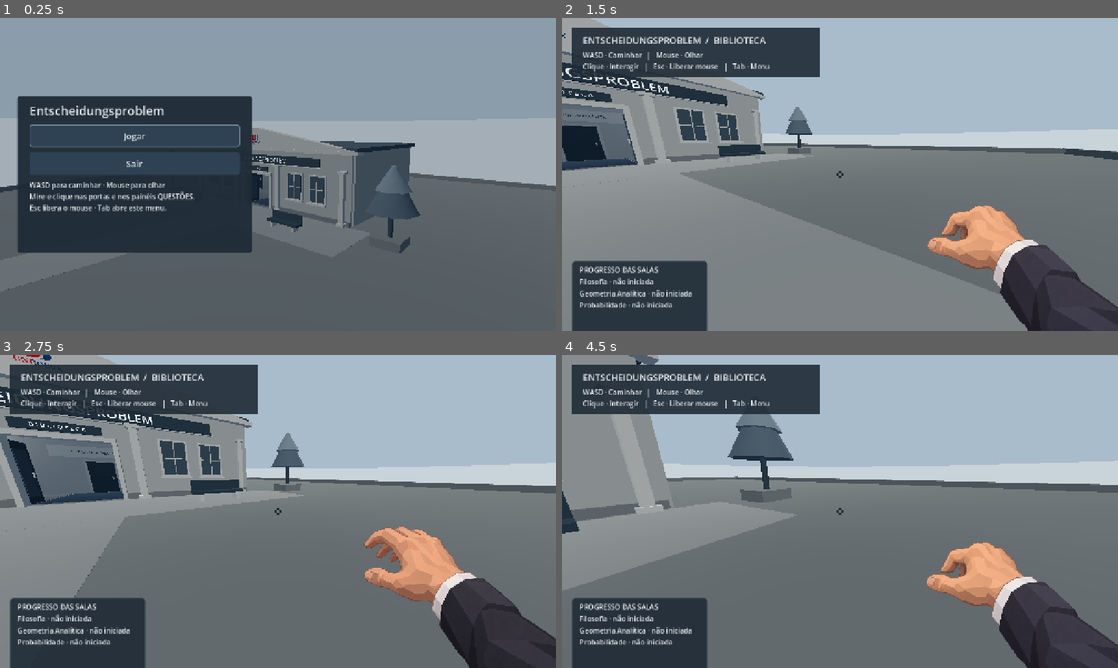
Above: before the commit, frames 1-4 (two rows, left to right).
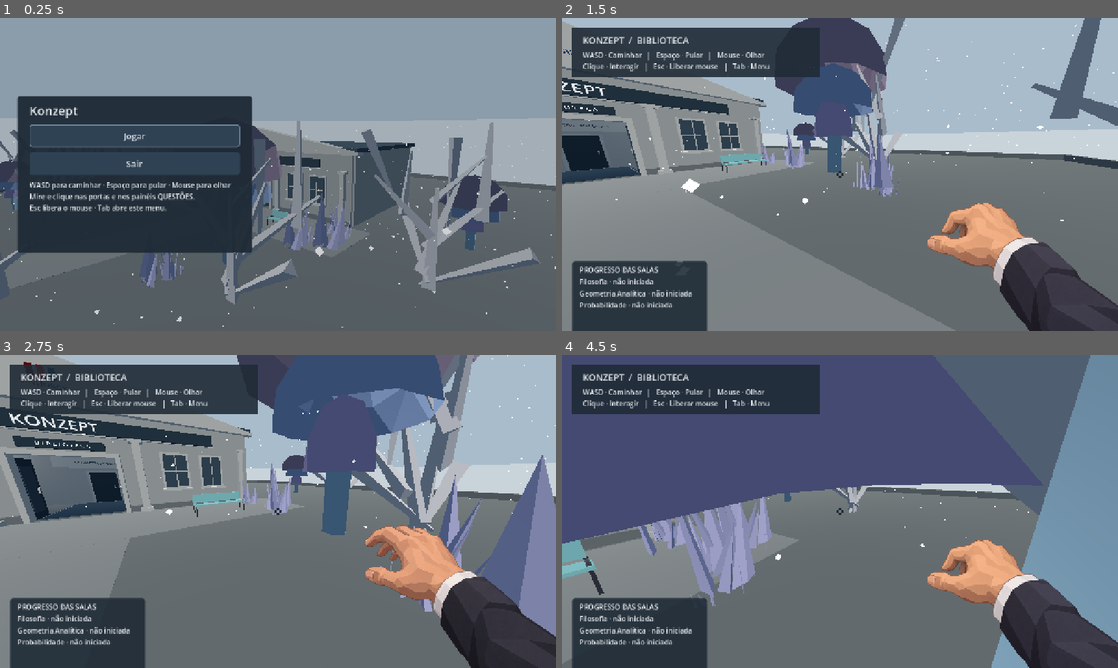
Above: after the commit, the same moments.

Repository: jpmaciel22/entscheidungsproblem
Game: Godot game, scene res://scenes/principal.tscn
Two runs of this game, one before a commit and one after it. Both use one fixed random seed, a clock stepped at 60 frames per second and the inputs below.
Inputs (mouse positions are in pixels of both pictures, inside the frame that each line leads up to):
- Up to frame 1 (0.25 s): no input
- Up to frame 2 (1.5 s): click "Jogar" at 0.5 s; tap Enter at 1.25 s; move the mouse to (867, 174) at 1.27 s; hold W (andar_frente) from 1.28 s (still down); tap Space (pular, bound only after the commit) at 1.35 s; click (867, 174) at 1.42 s
- Up to frame 3 (2.75 s): keep holding W (andar_frente); tap Space (pular, bound only after the commit) at 1.52, 1.82, 2.27, 2.3, 2.57 s; move the mouse to (250, 511) at 2.02 s; tap Tab at 2.1 s; click (250, 511) at 2.17 s
- Up to frame 4 (4.5 s): keep holding W (andar_frente); move the mouse to (851, 505) at 2.77 s; tap Space (pular, bound only after the commit) at 2.85, 3.77, 3.8, 4.07, 4.35 s; click (851, 505) at 2.92 s; move the mouse to (834, 517) at 3.52 s; tap Tab at 3.6 s; click (834, 517) at 3.67 s; move the mouse to (878, 514) at 4.27 s; click (878, 514) at 4.42 s

The runs differ from the first frame. In frame 1, 9.3% of the frame differs, in the area x 0-100%, y 28-99%; in frame 2, 23%; in frame 3, 30%; in frame 4, 54%, in the area x 0-100%, y 0-100%.

Commit message:
atualizacao

Diff:
--- a/project.godot
+++ b/project.godot
@@ -8,25 +8,29 @@
 
 config_version=5
 
+[animation]
+
+compatibility/default_parent_skeleton_in_mesh_instance_3d=true
+
 [application]
 
-config/name="Entscheidungsproblem"
+config/name="Konzept"
 config/description="Uma biblioteca didática em primeira pessoa: filosofia, geometria analítica e probabilidade."
 config/version="0.1.0"
 run/main_scene="res://scenes/principal.tscn"
-config/features=PackedStringArray("4.0", "GL Compatibility")
+config/features=PackedStringArray("4.7", "GL Compatibility")
 config/icon="res://assets/icone.svg"
 
 [display]
 
-window/size/min_width=800
-window/size/min_height=600
 window/size/viewport_width=1280
 window/size/viewport_height=720
 window/size/window_width_override=1152
 window/size/window_height_override=648
 window/stretch/mode="canvas_items"
 window/stretch/aspect="expand"
+window/size/min_width=800
+window/size/min_height=600
 
 [physics]
 
--- a/referencias/biblioteca.tscn
+++ b/referencias/biblioteca.tscn
@@ -434,7 +434,7 @@
 transform = Transform3D(1, 0, 0, 0, 1, 0, 0, 0, 1, 0, 5.22, 1.47)
 pixel_size = 0.01
 modulate = Color(0.9098039, 0.9254902, 0.9372549, 1)
-text = "ENTSCHEIDUNGSPROBLEM"
+text = "KONZEPT"
 font_size = 64
 outline_size = 0
 
--- /dev/null
+++ b/scenes/moveis/banco_externo.tscn
@@ -0,0 +1,19 @@
+[gd_scene load_steps=4 format=3]
+
+[ext_resource type="Script" path="res://scripts/mobiliario.gd" id="1"]
+[ext_resource type="PackedScene" path="res://assets/banco_grande.glb" id="2"]
+
+[sub_resource type="BoxShape3D" id="Colisao"]
+size = Vector3(3.2, 1.2727925, 0.8)
+
+[node name="BancoExterno" type="StaticBody3D"]
+script = ExtResource("1")
+
+[node name="Modelo" parent="." instance=ExtResource("2")]
+position = Vector3(-1.257215, 0.103395, -0.11223)
+rotation = Vector3(0, -1.5707963, 0)
+scale = Vector3(0.2877698, 0.25, 0.3424692)
+
+[node name="Colisao" type="CollisionShape3D" parent="."]
+position = Vector3(0, 0.63639625, 0)
+shape = SubResource("Colisao")
--- /dev/null
+++ b/scenes/moveis/cadeira.tscn
@@ -0,0 +1,20 @@
+[gd_scene load_steps=4 format=3]
+
+[ext_resource type="Script" path="res://scripts/mobiliario.gd" id="1"]
+[ext_resource type="PackedScene" path="res://assets/cadeira.glb" id="2"]
+
+[sub_resource type="BoxShape3D" id="Colisao"]
+size = Vector3(0.65, 1.2727925, 0.7)
+
+[node name="Cadeira" type="StaticBody3D"]
+script = ExtResource("1")
+camada_luz = 2
+
+[node name="Modelo" parent="." instance=ExtResource("2")]
+position = Vector3(-0.002396, 0.103395, -0.098201)
+rotation = Vector3(0, -1.5707963, 0)
+scale = Vector3(0.2517986, 0.25, 0.3223063)
+
+[node name="Colisao" type="CollisionShape3D" parent="."]
+position = Vector3(0, 0.63639625, 0)
+shape = SubResource("Colisao")
--- /dev/null
+++ b/scenes/moveis/mesa.tscn
@@ -0,0 +1,20 @@
+[gd_scene load_steps=4 format=3]
+
+[ext_resource type="Script" path="res://scripts/mobiliario.gd" id="1"]
+[ext_resource type="PackedScene" path="res://assets/mesa1_game.glb" id="2"]
+
+[sub_resource type="BoxShape3D" id="Colisao"]
+size = Vector3(2.6, 0.99, 1.3)
+
+[node name="Mesa" type="StaticBody3D"]
+script = ExtResource("1")
+camada_luz = 2
+
+[node name="Modelo" parent="." instance=ExtResource("2")]
+position = Vector3(0.004725, -0.049371, 0)
+rotation = Vector3(0, 1.5707963, 0)
+scale = Vector3(1.4444444, 1.3586548, 2.1587939)
+
+[node name="Colisao" type="CollisionShape3D" parent="."]
+position = Vector3(0, 0.495, 0)
+shape = SubResource("Colisao")
--- a/scenes/paisagismo.tscn
+++ b/scenes/paisagismo.tscn
@@ -1,6 +1,66 @@
-[gd_scene load_steps=2 format=3]
+[gd_scene format=3 uid="uid://3bkf6jho46r5"]
 
-[ext_resource type="Script" path="res://scripts/paisagismo.gd" id="1_paisagismo"]
+[ext_resource type="Script" uid="uid://c73h64iv0f7ul" path="res://scripts/paisagismo.gd" id="1_paisagismo"]
+[ext_resource type="PackedScene" uid="uid://jjwvgkex1g2a" path="res://assets/arbusto.glb" id="2_0iu3r"]
+[ext_resource type="PackedScene" uid="uid://vm7d5nfa47dd" path="res://assets/arvore_1.glb" id="3_qmrpe"]
+[ext_resource type="PackedScene" uid="uid://wp66vnnf6dme" path="res://assets/arvore_2.glb" id="4_u7vbn"]
 
-[node name="Paisagismo" type="Node3D"]
+[node name="Paisagismo" type="Node3D" unique_id=476876599]
 script = ExtResource("1_paisagismo")
+
+[node name="arbusto2" parent="." unique_id=676273273 instance=ExtResource("2_0iu3r")]
+transform = Transform3D(0.7, 0, 0, 0, 0.7, 0, 0, 0, 0.7, -11.245165, -1.0627327, 6.4740496)
+
+[node name="arbusto3" parent="." unique_id=553769594 instance=ExtResource("2_0iu3r")]
+transform = Transform3D(0.7, 0, 0, 0, 0.7, 0, 0, 0, 0.7, 10.1552105, -1.8061361, 2.9597244)
+
+[node name="arbusto5" parent="." unique_id=72796404 instance=ExtResource("2_0iu3r")]
+transform = Transform3D(0.7, 0, 0, 0, 0.7, 0, 0, 0, 0.7, 10.124613, -1.2529974, 7.17719)
+
+[node name="arbusto6" parent="." unique_id=2032070957 instance=ExtResource("2_0iu3r")]
+transform = Transform3D(1, 0, 0, 0, 1, 0, 0, 0, 1, 11.738336, -2.4194355, 5.1999464)
+
+[node name="arbusto7" parent="." unique_id=524992167 instance=ExtResource("2_0iu3r")]
+transform = Transform3D(0.7, 0, 0, 0, 0.7, 0, 0, 0, 0.7, -8.083066, -1.0735621, 7.8857737)
+
+[node name="arvore_1" parent="." unique_id=1661033837 instance=ExtResource("3_qmrpe")]
+transform = Transform3D(0.5, 0, 0, 0, 0.5, 0, 0, 0, 0.5, 9.079402, 0.26670313, 12.631663)
+
+[node name="arvore_1" parent="arvore_1" unique_id=1695406843 instance=ExtResource("3_qmrpe")]
+transform = Transform3D(0.5, 0, 0, 0, 0.5, 0, 0, 0, 0.5, -36.648, 0, 0)
+
+[node name="arvore_2" parent="." unique_id=1099604601 instance=ExtResource("4_u7vbn")]
+transform = Transform3D(0.3, 0, 0, 0, 0.3, 0, 0, 0, 0.3, -9.343912, 0, 18.332966)
+
+[node name="arvore_3" parent="." unique_id=1105491375 instance=ExtResource("4_u7vbn")]
+transform = Transform3D(0.5, 0, 0, 0, 0.5, 0, 0, 0, 0.5, -17.11004, 0, 12.405413)
+
+[node name="arvore_4" parent="." unique_id=978103771 instance=ExtResource("4_u7vbn")]
+transform = Transform3D(0.5, 0, 0, 0, 0.5, 0, 0, 0, 0.5, -20.667448, 0, 2.178957)
+
+[node name="arvore_5" parent="." unique_id=1350416477 instance=ExtResource("4_u7vbn")]
+transform = Transform3D(0.5, 0, 0, 0, 0.5, 0, 0, 0, 0.5, -16.036167, 0, 3.7005005)
+
+[node name="arvore_6" parent="." unique_id=981225308 instance=ExtResource("4_u7vbn")]
+transform = Transform3D(0.5, 0, 0, 0, 0.5, 0, 0, 0, 0.5, -14.884848, 0, 16.68226)
+
+[node name="arvore_7" parent="." unique_id=830200950 instance=ExtResource("4_u7vbn")]
+transform = Transform3D(0.5, 0, 0, 0, 0.5, 0, 0, 0, 0.5, -23.942314, 0, 17.760288)
+
+[node name="arvore_8" parent="." unique_id=574528854 instance=ExtResource("3_qmrpe")]
+transform = Transform3D(0.3, 0, 0, 0, 0.3, 0, 0, 0, 0.3, -17.750751, 0, 19.062407)
+
+[node name="arvore_9" parent="." unique_id=439574554 instance=ExtResource("3_qmrpe")]
+transform = Transform3D(0.3, 0, 0, 0, 0.3, 0, 0, 0, 0.3, 19.390461, 0, -0.014108658)
+
+[node name="arbusto8" parent="." unique_id=1787505468 instance=ExtResource("2_0iu3r")]
+transform = Transform3D(0.6, 0, 0, 0, 0.6, 0, 0, 0, 0.6, 7.4471006, -0.93003035, 16.070934)
+
+[node name="arvore_10" parent="." unique_id=549585846 instance=ExtResource("4_u7vbn")]
+transform = Transform3D(0.5, 0, 0, 0, 0.5, 0, 0, 0, 0.5, 11.88914, 0, 14.767656)
+
+[node name="arvore_11" parent="." unique_id=1824094257 instance=ExtResource("4_u7vbn")]
+transform = Transform3D(0.5, 0, 0, 0, 0.5, 0, 0, 0, 0.5, 18.669987, 0, 7.34988)
+
+[node name="arvore_12" parent="." unique_id=668104256 instance=ExtResource("4_u7vbn")]
+transform = Transform3D(0.5, 0, 0, 0, 0.5, 0, 0, 0, 0.5, 9.237961, 0, 25.59717)
--- a/scenes/principal.tscn
+++ b/scenes/principal.tscn
@@ -2,5 +2,5 @@
 
 [ext_resource type="Script" path="res://scripts/mundo.gd" id="1_mundo"]
 
-[node name="Entscheidungsproblem" type="Node3D"]
+[node name="Konzept" type="Node3D"]
 script = ExtResource("1_mundo")
--- a/scripts/configuracao.gd
+++ b/scripts/configuracao.gd
@@ -28,6 +28,7 @@
 const JOGADOR_VELOCIDADE := 4.5
 const JOGADOR_ACELERACAO := 18.0
 const JOGADOR_GRAVIDADE := 22.0
+const JOGADOR_IMPULSO_PULO := 7.0
 const JOGADOR_ALTURA := 1.8
 const JOGADOR_RAIO := 0.3
 const JOGADOR_OLHOS := 1.65
@@ -40,6 +41,7 @@
 const ACOES := {
 	"andar_frente": KEY_W, "andar_tras": KEY_S,
 	"andar_esquerda": KEY_A, "andar_direita": KEY_D,
+	"pular": KEY_SPACE,
 }
 const SOL_ROTACAO := Vector3(-48, -28, 0)
 const SOL_COR := CORES["sol"]
@@ -51,6 +53,17 @@
 const CEU_HORIZONTE := CORES["horizonte"]
 const CAMADA_EXTERIOR := 1
 const CAMADA_INTERIOR := 2
+# O volume acompanha o prédio; a neve ocupa somente os quatro lados do terreno.
+const BIBLIOTECA_INTERIOR := AABB(Vector3(-11, -1, -13), Vector3(22, 7.7, 14))
+const NEVE_AREAS := [
+	[Rect2(-31, 1.8, 62, 29.2), 1400],
+	[Rect2(-31, -31, 62, 17.2), 450],
+	[Rect2(-31, -13.8, 19.2, 15.6), 250],
+	[Rect2(11.8, -13.8, 19.2, 15.6), 250],
+]
+const NEVE_ALTURA := 8.0
+const NEVE_DURACAO := 6.0
+const NEVE_FLOCO_RAIO := 0.035
 # Duas faixas chapadas de céu, sem degradê nem disco solar.
 const CEU_SHADER := """shader_type sky;
 uniform vec4 cor_topo : source_color;
@@ -132,13 +145,14 @@
 ]
 const CILINDRO_SEGMENTOS := 7
 const BANCOS := [Vector3(-7, 0, 5.2), Vector3(7, 0, 5.2)]
+const BANCOS_PISO_OFFSET := Vector3(0, 0.007, 0)
 const BANCO_PARTES := [
 	[Vector3(3.2, 0.18, 0.8), Vector3(0, 0.55, 0), "porta"],
 	[Vector3(3.2, 0.65, 0.12), Vector3(0, 0.95, -0.38), "porta"],
 	[Vector3(0.2, 0.5, 0.65), Vector3(-1.15, 0.25, 0), "pedra"],
 	[Vector3(0.2, 0.5, 0.65), Vector3(1.15, 0.25, 0), "pedra"],
 ]
-const PLACA_TITULO := "ENTSCHEIDUNGSPROBLEM"
+const PLACA_TITULO := "KONZEPT"
 const PLACA_POSICAO := Vector3(0, 5.22, 1.47)
 const PLACA_ESCALA := 0.010
 const ENTRADA_TEXTO := "B I B L I O T E C A"
@@ -150,8 +164,8 @@
 const HUD_TITULO_FONTE := 21
 const HUD_TEXTO_FONTE := 16
 const HUD_ESPACO := 8
-const HUD_TITULO := "ENTSCHEIDUNGSPROBLEM  /  BIBLIOTECA"
-const HUD_CONTROLES := "WASD · Caminhar   |   Mouse · Olhar\nClique · Interagir   |   Esc · Liberar mouse   |   Tab · Menu"
+const HUD_TITULO := "KONZEPT  /  BIBLIOTECA"
+const HUD_CONTROLES := "WASD · Caminhar   |   Espaço · Pular   |   Mouse · Olhar\nClique · Interagir   |   Esc · Liberar mouse   |   Tab · Menu"
 const HUD_OPACIDADE := 0.90
 
 # Interior: recepção à frente e três salas lado a lado ao fundo.
@@ -184,7 +198,7 @@
 const SALA_TAPETE_TAMANHO := Vector3(4.4, 0.014, 4.9)
 const SALA_TAPETE_OFFSET := Vector3(0, 0.014, -3.3)
 # O banco olha para a esquerda; o quadro fica na parede à direita, atrás dele.
-const SALA_BANCO_OFFSET := Vector3(1.5, 0, -3.4)
+const SALA_BANCO_OFFSET := Vector3(1.5, 0.021, -3.4)
 const SALA_BANCO_ANGULO := -PI / 2.0
 const SALA_QUADRO_OFFSET := Vector3(3.35, 2.35, -3.4)
 const SALA_QUADRO_ANGULO := -PI / 2.0
@@ -229,6 +243,12 @@
 const LIVRO_PASSO_X := 0.255
 const LIVRO_POSICAO_Z := 0.04
 const MESAS_RECEPCAO := [Vector3(-5.6, 0, -2.3), Vector3(5.6, 0, -2.3)]
+const MOVEIS_PISO_OFFSET := Vector3(0, 0.006, 0)
+# Cada cadeira contém deslocamento em relação à mesa e rotação para olhar para ela.
+const CADEIRAS_RECEPCAO := [
+	[Vector3(0, 0, 1.12), PI],
+	[Vector3(0, 0, -1.12), 0.0],
+]
 const MESA_PARTES := [
 	[Vector3(2.6, 0.14, 1.3), Vector3(0, 0.92, 0)],
 	[Vector3(0.14, 0.86, 0.95), Vector3(-1.05, 0.43, 0)],
@@ -371,9 +391,9 @@
 const MENU_FUNDO_OPACIDADE := 0.22
 const MENU_PAINEL_OPACIDADE := 0.96
 const MENU_MARCA := "BIBLIOTECA DO CONHECIMENTO"
-const MENU_TITULO := "Entscheidungsproblem"
+const MENU_TITULO := "Konzept"
 const MENU_PAUSA_TEXTO := "PAUSADO"
-const MENU_CONTROLES := "WASD para caminhar · Mouse para olhar\nMire e clique nas portas e nos painéis QUESTÕES.\nEsc libera o mouse · Tab abre este menu."
+const MENU_CONTROLES := "WASD para caminhar · Espaço para pular · Mouse para olhar\nMire e clique nas portas e nos painéis QUESTÕES.\nEsc libera o mouse · Tab abre este menu."
 const MENU_FINAL_TITULO := "Percurso concluído"
 const MENU_FINAL_MENSAGEM := "Você completou as três salas da biblioteca."
 const GUIA_ENTRADA := [
--- a/scripts/interior.gd
+++ b/scripts/interior.gd
@@ -1,11 +1,14 @@
 extends Node3D
-## Recepção e três salas, construídas por código com primitivas e colisões simples.
+## Recepção e três salas, com arquitetura procedural e móveis importados.
 
 signal solicitar_questoes(indice: int)
 
 const Config = preload("res://scripts/configuracao.gd")
 const Porta = preload("res://scripts/porta.gd")
 const Terminal = preload("res://scripts/terminal_sala.gd")
+const Mesa = preload("res://scenes/moveis/mesa.tscn")
+const Cadeira = preload("res://scenes/moveis/cadeira.tscn")
+const Banco = preload("res://scenes/moveis/banco_externo.tscn")
 var mundo: Node3D
 var livros_por_cor: Dictionary = {}
 
@@ -63,16 +66,14 @@
 	add_child(terminal)
 
 
-# Reaproveita as peças do banco com colisão, voltadas para o painel de questões.
+# Usa o mesmo banco GLB do pátio, iluminado pelas luzes da sala e voltado ao painel.
 func criar_banco_sala(indice: int, origem: Vector3) -> void:
-	var banco := Node3D.new()
+	var banco := Banco.instantiate()
 	banco.name = "BancoSala%d" % (indice + 1)
 	banco.position = origem + Config.SALA_BANCO_OFFSET
 	banco.rotation.y = Config.SALA_BANCO_ANGULO
+	banco.camada_luz = Config.CAMADA_INTERIOR
 	add_child(banco)
-	for parte in Config.BANCO_PARTES:
-		var peca := criar_peca("PecaBancoSala", parte[0], parte[1], parte[2], true)
-		peca.reparent(banco, false)
 
 
 # Emoldura a imagem sem esticá-la: ajusta suas dimensões ao espaço disponível.
@@ -174,14 +175,16 @@
 		add_child(objeto)
 
 
-# Cria uma mesa com dois bancos baixos, mantendo os corredores livres.
+# Instancia a mesa GLB e duas cadeiras voltadas para ela, com colisões próprias.
 func criar_mesa(posicao: Vector3) -> void:
-	for parte in Config.MESA_PARTES:
-		criar_peca("Mesa", parte[0], posicao + parte[1], "mesa", true)
-	for deslocamento in Config.BANQUETAS_OFFSET:
-		var banco: Vector3 = posicao + deslocamento
-		criar_peca("Assento", Config.BANQUETA_ASSENTO, banco + Config.BANQUETA_ASSENTO_OFFSET, "mesa", true)
-		criar_peca("BaseBanco", Config.BANQUETA_BASE, banco + Config.BANQUETA_BASE_OFFSET, "estante", true)
+	var mesa := Mesa.instantiate() as Node3D
+	mesa.position = posicao + Config.MOVEIS_PISO_OFFSET
+	add_child(mesa)
+	for lugar in Config.CADEIRAS_RECEPCAO:
+		var cadeira := Cadeira.instantiate() as Node3D
+		cadeira.position = posicao + Config.MOVEIS_PISO_OFFSET + lugar[0]
+		cadeira.rotation.y = lugar[1]
+		add_child(cadeira)
 
 
 # Ilumina a biblioteca com duas luzes suaves, sem sombras ou materiais emissivos.
--- a/scripts/jogador.gd
+++ b/scripts/jogador.gd
@@ -22,7 +22,7 @@
 	Input.mouse_mode = Input.MOUSE_MODE_CAPTURED
 
 
-# Registra WASD pela posição física das teclas.
+# Registra movimento e pulo pela posição física das teclas.
 func criar_controles() -> void:
 	for acao in Config.ACOES:
 		if not InputMap.has_action(acao):
@@ -113,7 +113,8 @@
 # Move com gravidade e colisões, sem aumentar a velocidade nas diagonais.
 func _physics_process(delta: float) -> void:
 	var entrada := Vector2.ZERO
-	if not interface_aberta and Input.mouse_mode == Input.MOUSE_MODE_CAPTURED:
+	var pode_controlar := not interface_aberta and Input.mouse_mode == Input.MOUSE_MODE_CAPTURED
+	if pode_controlar:
 		entrada = Input.get_vector("andar_esquerda", "andar_direita", "andar_frente", "andar_tras")
 	var direcao := global_transform.basis * Vector3(entrada.x, 0, entrada.y)
 	velocity.x = move_toward(velocity.x, direcao.x * Config.JOGADOR_VELOCIDADE, Config.JOGADOR_ACELERACAO * delta)
@@ -122,6 +123,8 @@
 		velocity.y -= Config.JOGADOR_GRAVIDADE * delta
 	else:
 		velocity.y = 0.0
+		if pode_controlar and Input.is_action_just_pressed("pular"):
+			velocity.y = Config.JOGADOR_IMPULSO_PULO
 	move_and_slide()
 	atualizar_alvo()
 	if position.y < Config.JOGADOR_RETORNO_Y:
--- /dev/null
+++ b/scripts/mobiliario.gd
@@ -0,0 +1,10 @@
+extends StaticBody3D
+## Modelos GLB com colisão simples e a mesma iluminação do ambiente onde ficam.
+
+@export_flags_3d_render var camada_luz: int = 1
+
+
+func _ready() -> void:
+	for malha: MeshInstance3D in find_children("*", "MeshInstance3D", true, false):
+		malha.layers = camada_luz
+		malha.cast_shadow = GeometryInstance3D.SHADOW_CASTING_SETTING_OFF
--- a/scripts/mundo.gd
+++ b/scripts/mundo.gd
@@ -1,5 +1,5 @@
 extends Node3D
-## Biblioteca procedural. Todas as malhas são primitivas do Godot.
+## Biblioteca com arquitetura procedural, paisagismo e mobiliário GLB.
 
 const Config = preload("res://scripts/configuracao.gd")
 const Jogador = preload("res://scripts/jogador.gd")
@@ -7,6 +7,8 @@
 const Questionario = preload("res://scripts/questionario.gd")
 const Fluxo = preload("res://scripts/fluxo_jogo.gd")
 const Paisagismo = preload("res://scenes/paisagismo.tscn")
+const BancoExterno = preload("res://scenes/moveis/banco_externo.tscn")
+const Neve = preload("res://scripts/neve.gd")
 var materiais: Dictionary = {}
 var camada_instrucoes: CanvasLayer
 
@@ -20,6 +22,7 @@
 	criar_paisagismo()
 	criar_interior()
 	criar_jogador()
+	criar_neve()
 	criar_instrucoes()
 	criar_questionario()
 	criar_fluxo_jogo()
@@ -148,8 +151,9 @@
 		for posicao in Config.ARVORES:
 			criar_arvore(posicao)
 	for posicao in Config.BANCOS:
-		for parte in Config.BANCO_PARTES:
-			criar_caixa("Banco", parte[0], posicao + parte[1], parte[2], true)
+		var banco := BancoExterno.instantiate() as Node3D
+		banco.position = posicao + Config.BANCOS_PISO_OFFSET
+		add_child(banco)
 
 
 # Combina um vaso e cilindros de poucos lados para formar uma árvore.
@@ -165,6 +169,14 @@
 	var jogador := Jogador.new()
 	jogador.position = Config.JOGADOR_INICIO
 	add_child(jogador)
+
+
+# Adiciona a neve nativa, controlada pela posição do jogador no prédio.
+func criar_neve() -> void:
+	var neve := Neve.new()
+	neve.name = "Neve"
+	neve.jogador = get_node("Jogador")
+	add_child(neve)
 
 
 # Delega a construção da recepção e das três salas a um script pequeno separado.
--- /dev/null
+++ b/scripts/neve.gd
@@ -0,0 +1,58 @@
+extends Node3D
+## Partículas nativas do Godot, restritas ao exterior e suspensas dentro do prédio.
+
+const Config = preload("res://scripts/configuracao.gd")
+var jogador: Node3D
+var emissores: Array[CPUParticles3D] = []
+
+
+func _ready() -> void:
+	var material := StandardMaterial3D.new()
+	material.shading_mode = BaseMaterial3D.SHADING_MODE_UNSHADED
+	material.albedo_color = Color.WHITE
+	var floco := SphereMesh.new()
+	floco.radius = Config.NEVE_FLOCO_RAIO
+	floco.height = Config.NEVE_FLOCO_RAIO * 2.0
+	floco.radial_segments = 4
+	floco.rings = 1
+	floco.material = material
+	for dados in Config.NEVE_AREAS:
+		var area: Rect2 = dados[0]
+		var centro := area.get_center()
+		var particulas := CPUParticles3D.new()
+		particulas.name = "Flocos%d" % (emissores.size() + 1)
+		particulas.mesh = floco
+		particulas.amount = dados[1]
+		particulas.lifetime = Config.NEVE_DURACAO
+		particulas.preprocess = Config.NEVE_DURACAO
+		particulas.local_coords = false
+		particulas.position = Vector3(centro.x, Config.NEVE_ALTURA, centro.y)
+		particulas.emission_shape = CPUParticles3D.EMISSION_SHAPE_BOX
+		particulas.emission_box_extents = Vector3(area.size.x / 2.0, 1.0, area.size.y / 2.0)
+		# Queda vertical para os flocos não atravessarem as paredes e a cobertura.
+		particulas.direction = Vector3.DOWN
+		particulas.spread = 0.0
+		particulas.gravity = Vector3(0, -0.12, 0)
+		particulas.initial_velocity_min = 1.3
+		particulas.initial_velocity_max = 1.7
+		particulas.scale_amount_min = 0.6
+		particulas.scale_amount_max = 1.2
+		particulas.cast_shadow = GeometryInstance3D.SHADOW_CASTING_SETTING_OFF
+		add_child(particulas)
+		emissores.append(particulas)
+	atualizar_exterior()
+
+
+func _process(_delta: float) -> void:
+	atualizar_exterior()
+
+
+# Oculta também os flocos já emitidos assim que o jogador cruza a entrada.
+func atualizar_exterior() -> void:
+	if not is_instance_valid(jogador):
+		return
+	var fora := not Config.BIBLIOTECA_INTERIOR.has_point(jogador.position)
+	for particulas in emissores:
+		particulas.visible = fora
+		particulas.emitting = fora
+		particulas.speed_scale = 1.0 if fora else 0.0
Binary file added: assets/arbusto.glb
Not shown, added: assets/arbusto.glb.import
Binary file added: assets/arvore_1.glb
Not shown, added: assets/arvore_1.glb.import
Binary file added: assets/arvore_2.glb
Not shown, added: assets/arvore_2.glb.import
Binary file added: assets/banco_grande.glb
Not shown, added: assets/banco_grande.glb.import
Binary file added: assets/cadeira.glb
Not shown, added: assets/cadeira.glb.import
Binary file added: assets/mesa1_game.glb
Not shown, added: assets/mesa1_game.glb.import
(and 3 more such lines)
